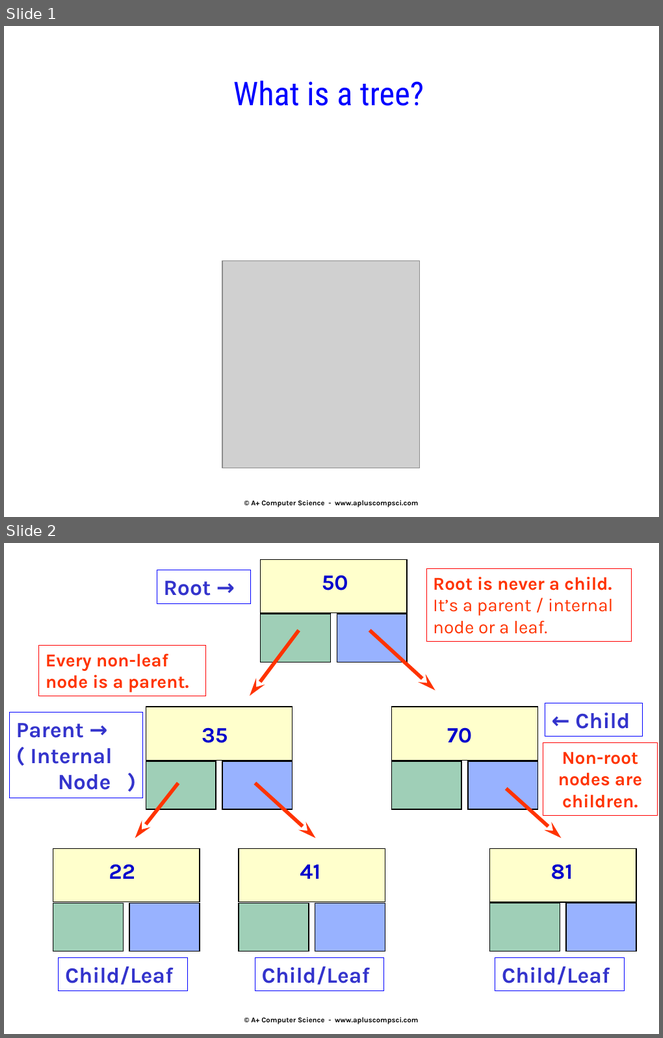
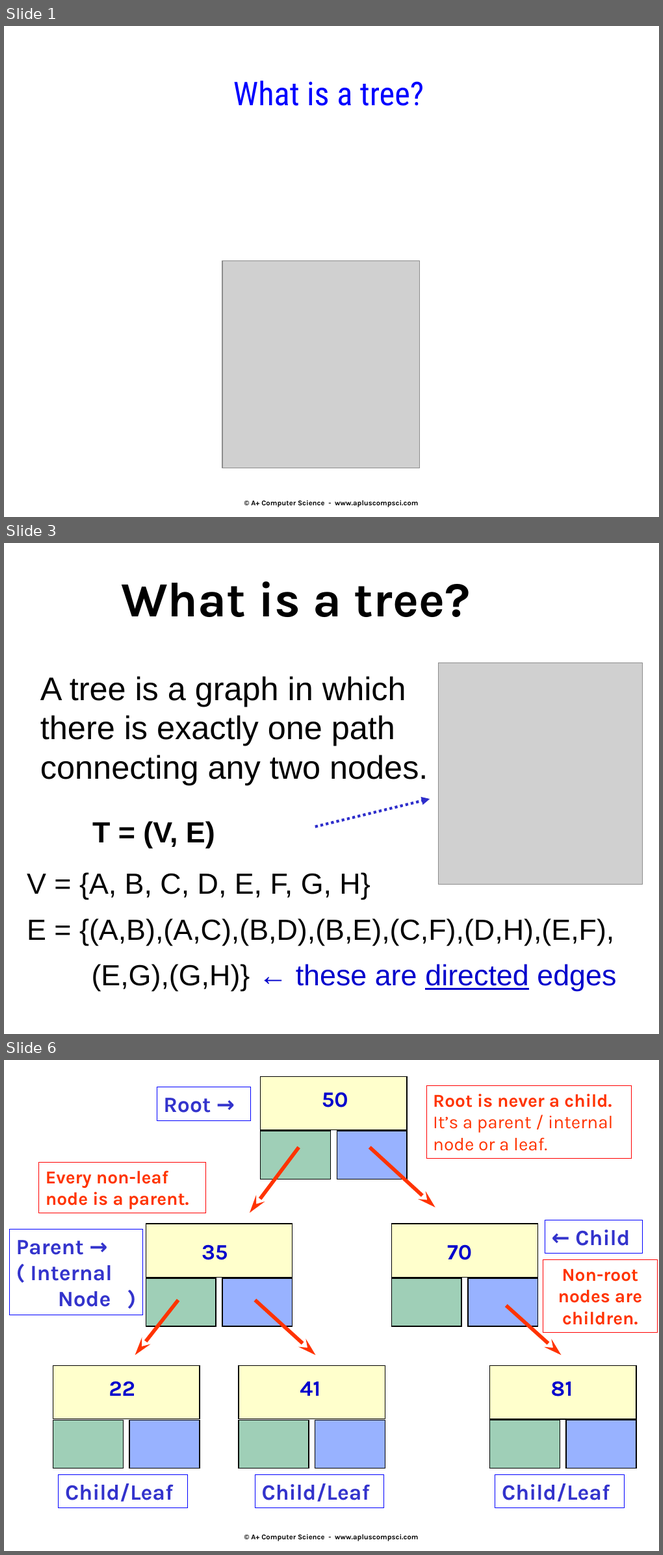
Before and after one commit to Cy-FairCS/cs3, a slide deck: u08a_bTrees/notes/_a - Classifying binary trees and Tree Traversal.pptx. Shown one above the other, each under a label of ours: slides 1 and 2 before the commit, slides 1, 3 and 6 after it; the slides between them are not shown. The pictures are 663x1038 and 663x1555 pixels, drawn with LibreOffice and Linux fonts; fonts in the diff are those of the drawing; grey boxes stand for pictures. Boxes give left, top, right and bottom in pixels: in the first picture for what was removed or moved away, otherwise in the second. Text is boxed around its words. In the diff, an @@ line names an element or a change of style, - is before the commit and + after.

```diff
--- a/u08a_bTrees/notes/_a - Classifying binary trees and Tree Traversal.pptx
+++ b/u08a_bTrees/notes/_a - Classifying binary trees and Tree Traversal.pptx
@@ slide 3 added at (4,543,659,1034), background #FFFFFF @@
@@ text added at (121,581,471,617), 54 pt, text #000000, bold @@
+What is a tree?
@@ text added at (40,676,428,785), 36 pt, text #000000 @@
+A tree is a graph in which there is exactly one path connecting any two nodes.
@@ picture added at (439,663,643,884) @@
@@ arrow added from (315, 826) to (430, 799), #2E2ECB 3 pt dashed @@
@@ text added at (27,821,616,991), 32 pt, text #000000 @@
+T = (V, E)
+V = {A, B, C, D, E, F, G, H}
+E = {(A,B),(A,C),(B,D),(B,E),(C,F),(D,H),(E,F),
+(E,G),(G,H)} ← these are directed edges
@@ what was slide 2 is now slide 6 @@
```
Also in this commit, not shown: 1 slide changed, 4 other slides added.
